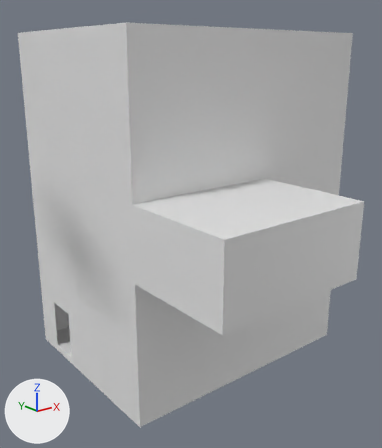
Renders of the FBX model DeeperAndDeeper/Assets/AssetsDeeperAndDeeper/Art/Models/FBX/Stairs.fbx from each side of a commit.
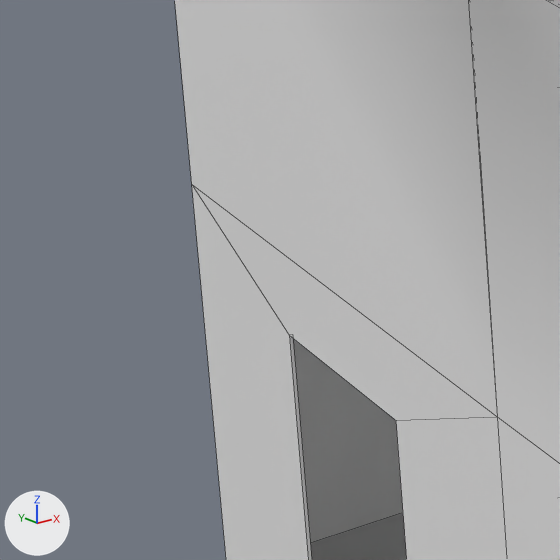
There are two pictures of each version: one whole from a 50 mm camera at (-8.43, -16.23, 9.58) aimed at (1.22, -4.17, 4.75), one close up on the part from 4% to 24% of the width and 57% to 74% of the height. Lighting does not change. The marker at lower left points along +X, +Y and +Z. The close-ups show mesh edges as thin lines. Where no turn or scale is listed for an object, it has been applied to the vertices. Vertices at the same position are counted once.

Names of what the first close-up shows: 'Stairs', 'Walls'.
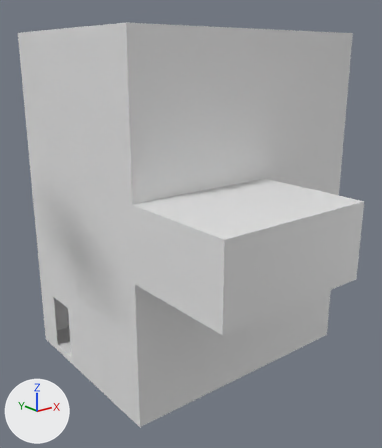
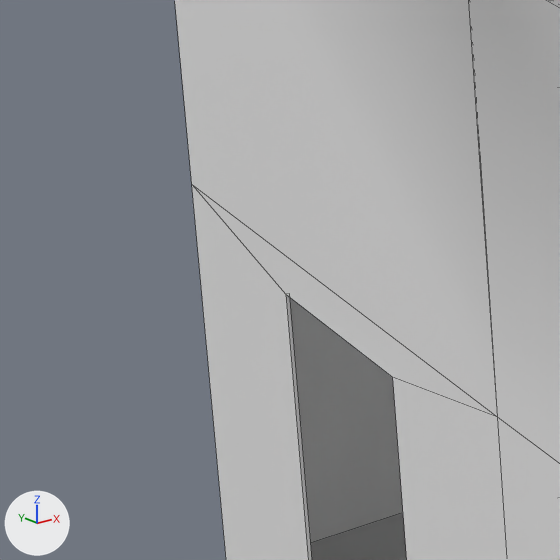
What differs and where, as boxes [x1, y1, x2, y2] in the close-ups (560 x 560 px; the box of a moved part takes in the faces that stretch with it):
part 1 of me_plane, moved or reshaped
    both: [192, 185, 507, 560]

Diff of the bpy script that builds the scene:
```diff
--- a/DeeperAndDeeper/Assets/AssetsDeeperAndDeeper/Art/Models/FBX/Stairs.fbx.py
+++ b/DeeperAndDeeper/Assets/AssetsDeeperAndDeeper/Art/Models/FBX/Stairs.fbx.py
@@ me_plane @@
 me_plane.from_pydata(...)  # 108 vertices, 118 faces; spans x -2.01..6.01, y -6.04..0.01, z 0.1..10.3
 # used by ob_walls; location = (0.0, 0.0, 0.0)
 # before: 92 (-1.99, -0.97, 1.9), 95 (-1.99, -2.03, 1.9), 96 (-2.01, -0.97, 1.9) at pixel (289, 335), 99 (-2.01, -2.03, 1.9) at pixel (396, 420)
+# me_plane part 1
+for i in [92, 95, 96, 99]: me_plane.vertices[i].co += Vector((0.0, 0.0, 0.2))
```
